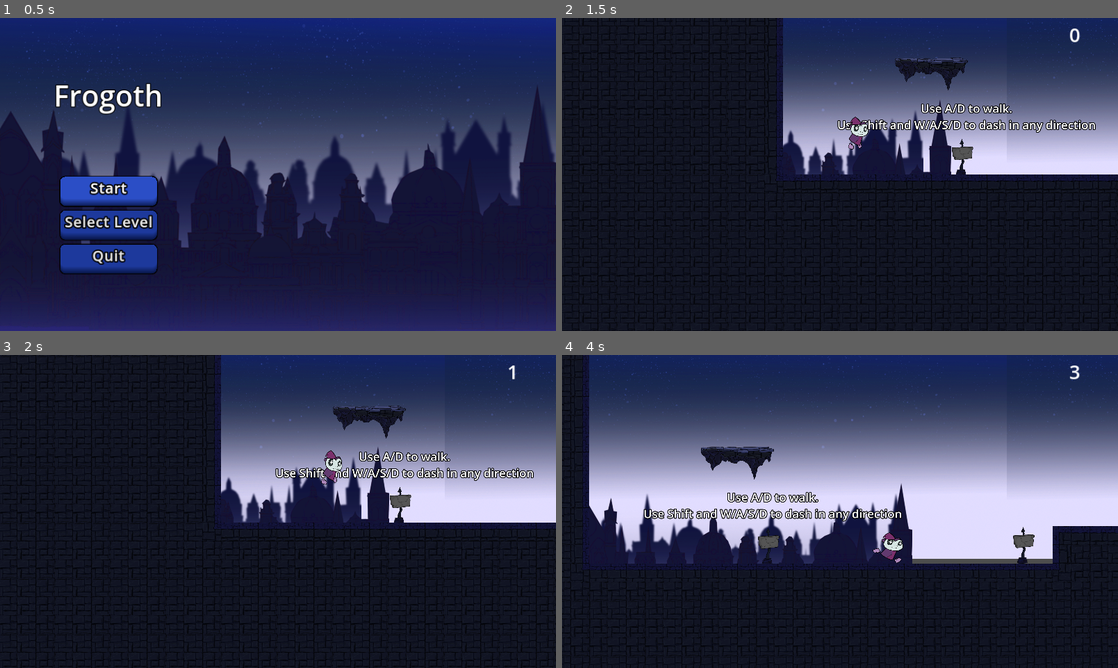
Above: before the commit, frames 1-4 (two rows, left to right).
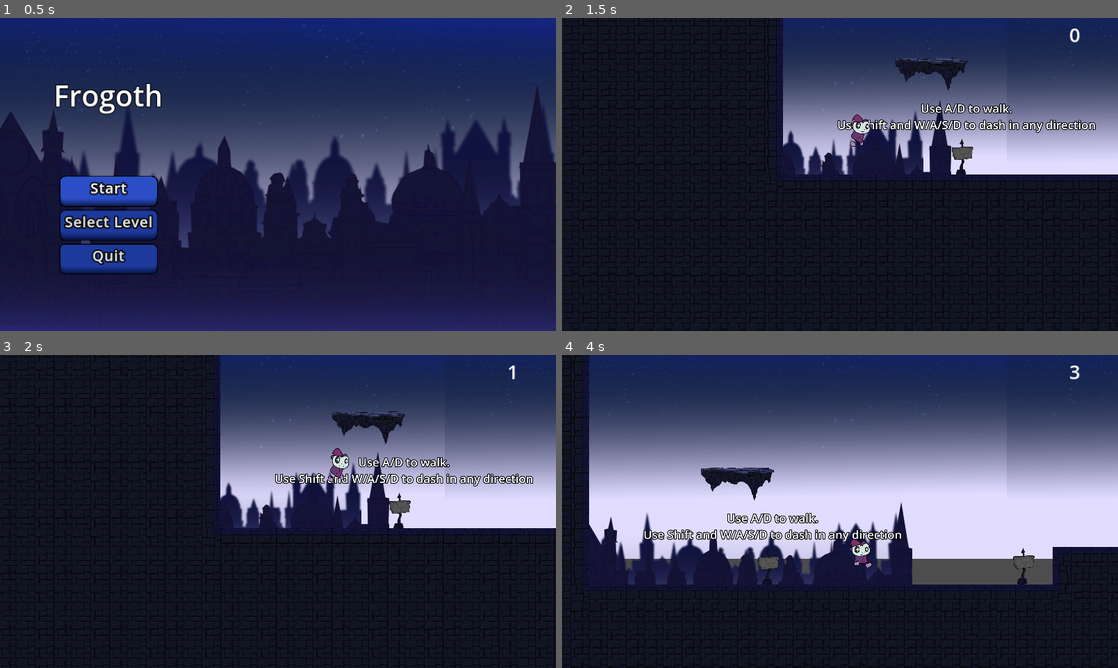
Above: after the commit, the same moments.

Repository: DerBrotDoktor/Frogoth
Game: Godot game, scene res://scenes/main/main.tscn
Same seed, same stepped clock (60 frames per second), same inputs: the game is played once before the commit and once after it.
Inputs:
- Up to frame 1 (0.5 s): no input
- Up to frame 2 (1.5 s): click "Start" at 0.5 s; hold D (right) from 1.28 s (still down); hold Space (jump) from 1.28 s (still down)
- Up to frame 3 (2 s): keep holding D (right); keep holding Space (jump)
- Up to frame 4 (4 s): release Space (jump) at 2.03 s; tap Shift (dash) at 2.1 s; tap Space (jump) at 2.27, 2.3, 2.57, 3.6, 3.77 s; release D (right) at 2.78 s; hold A (left) 2.78-3.53 s; hold Space (jump) 2.78-3.53 s; tap F (discrad_shape) at 2.85 s; hold D (right) from 3.53 s (still down)

Frame 1 is identical in both runs. In frame 2, 0.2% of the frame differs, in the area x 51-56%, y 30-42%; in frame 3, 7.4%; in frame 4, 13%, in the area x 0-100%, y 0-100%.

Commit message:
Changed: Player movement balancing

Diff:
--- a/scenes/player/player.tscn
+++ b/scenes/player/player.tscn
@@ -674,13 +674,14 @@
 [node name="Player" type="CharacterBody2D"]
 script = ExtResource("1_il0n1")
 normal_speed = 600.0
-jump_velocity = -1000.0
-deceleration = 0.14
+jump_velocity = -1100.0
+acceleration = 30.0
+deceleration = 0.19
 dash_speed = 3000
 dash_acceleration = 50.0
 dash_deceleration = 8.0
 ghost_node = ExtResource("2_rl3rv")
-gravity = 2680
+gravity = 2750
 temporary_orb_prefab = ExtResource("3_qo4h5")
 
 [node name="Animation" type="AnimatedSprite2D" parent="."]
